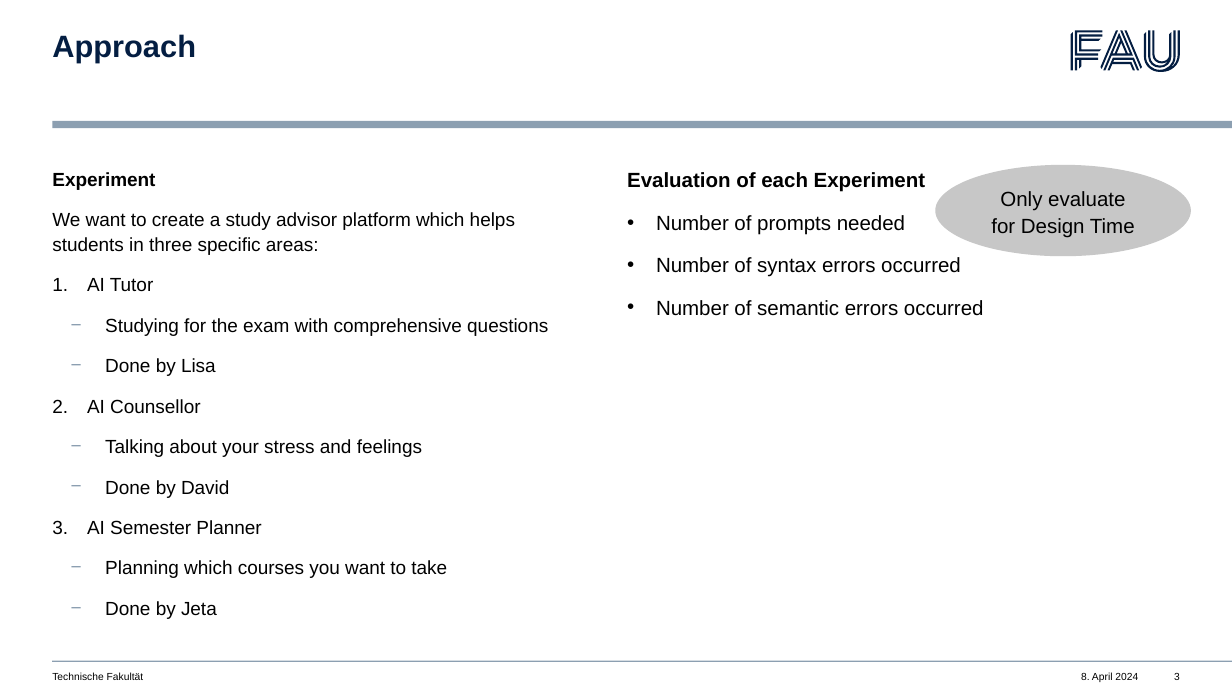
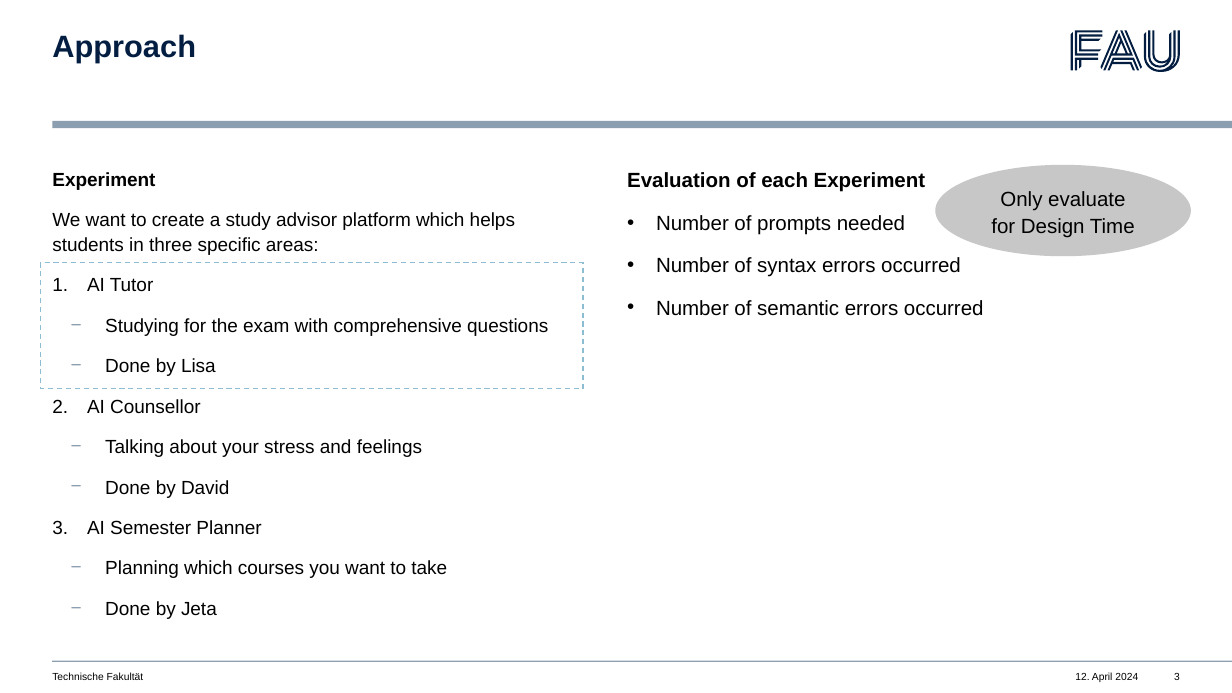
Before and after one commit to LisaRebecca/ProgLLM, a slide deck: slide 3 of presentation/ProgLLM_Lisa_Rebecca_Schmidt.pptx. Drawn at 1232x693 pixels with LibreOffice and Linux fonts; fonts in the diff are those of the drawing. Boxes give left, top, right and bottom in pixels: in the first picture for what was removed or moved away, otherwise in the second. Text is boxed around its words. In the diff, an @@ line names an element or a change of style, - is before the commit and + after.

```diff
--- a/presentation/ProgLLM_Lisa_Rebecca_Schmidt.pptx
+++ b/presentation/ProgLLM_Lisa_Rebecca_Schmidt.pptx
@@ rectangle added at (x1=41, y1=262, x2=583, y2=388), outline #8DBDD2 1 pt dashed @@
@@ text at (x1=1075, y1=672, x2=1138, y2=682): text changed @@
-8. April 2024
+12. April 2024
```
Also in this commit, not shown: 6 other slides changed, 4 slides added, 26 slides removed, 44 other files.
